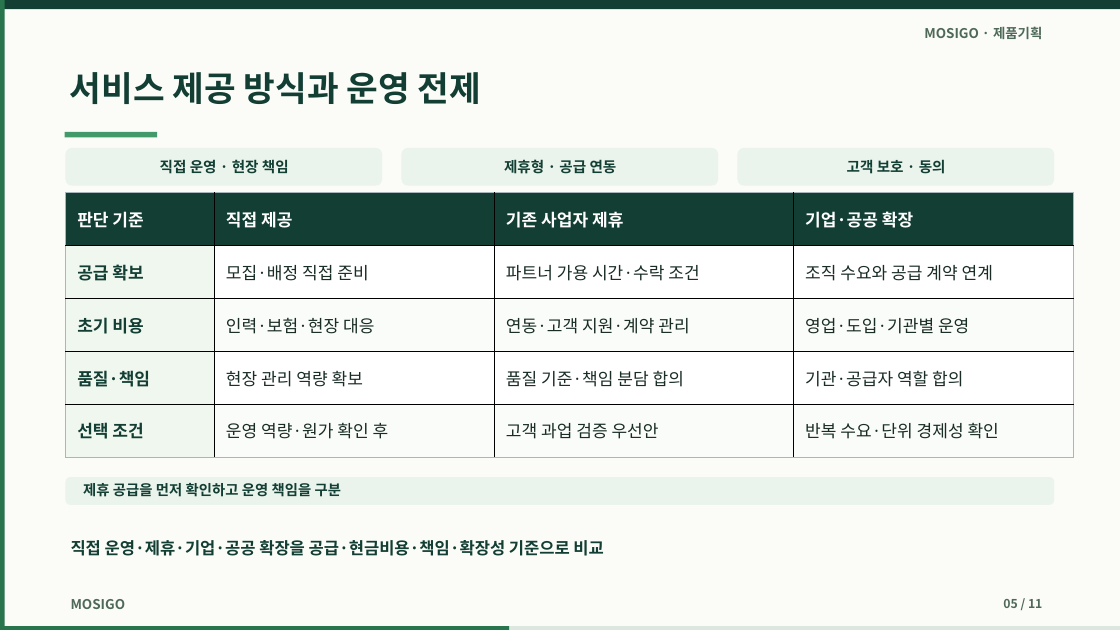
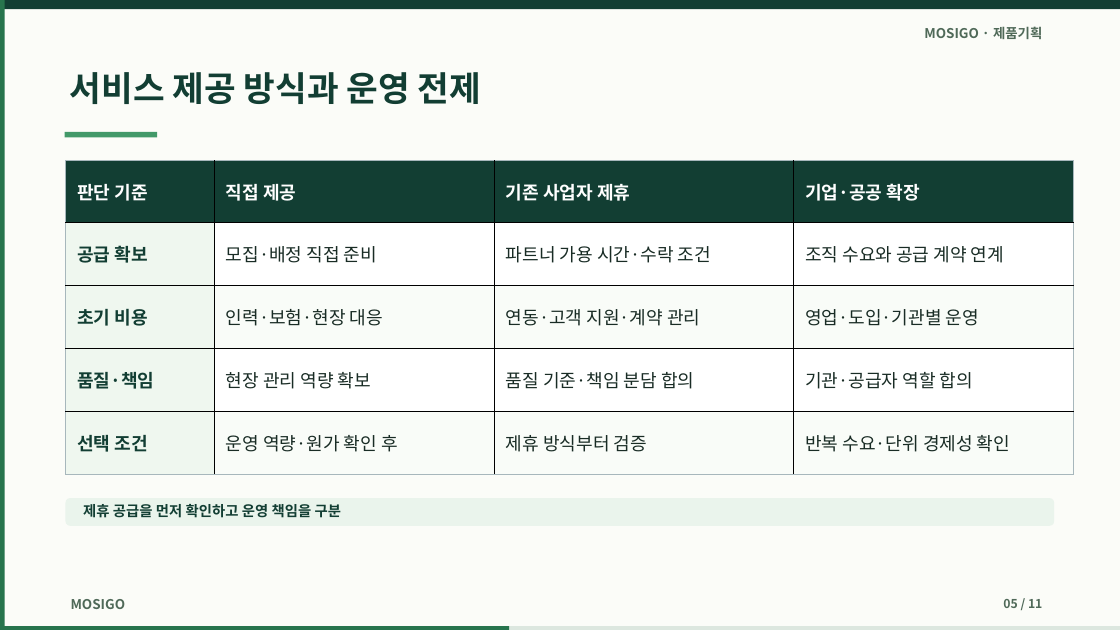
Before and after one commit to dohyunkimmm/mosigo-case-study, a slide deck: slide 5 of downloads/mosigo_report.pptx. Drawn at 1120x630 pixels with LibreOffice and Linux fonts; fonts in the diff are those of the drawing. Boxes give left, top, right and bottom in pixels: in the first picture for what was removed or moved away, otherwise in the second. Text is boxed around its words. In the diff, an @@ line names an element or a change of style, - is before the commit and + after.

```diff
--- a/downloads/mosigo_report.pptx
+++ b/downloads/mosigo_report.pptx
@@ rounded rectangle removed at [66, 148, 382, 186] @@
@@ rounded rectangle removed at [402, 148, 718, 186] @@
@@ rounded rectangle removed at [738, 148, 1054, 186] @@
@@ table at [66, 160, 1073, 475] @@
-row 5, column 3: 고객 과업 검증 우선안
+row 5, column 3: 제휴 방식부터 검증
@@ size 14.6 to 15.5 pt @@
@@ table: place and size @@
-table at [66, 192, 1073, 457]
+table at [66, 160, 1073, 475]
@@ text removed at [160, 159, 289, 174] @@
-직접 운영 · 현장 책임
@@ text removed at [504, 159, 617, 174] @@
-제휴형 · 공급 연동
@@ text removed at [847, 159, 946, 174] @@
-고객 보호 · 동의
@@ rounded rectangle: place and size @@
-rounded rectangle at [66, 477, 1054, 505]
+rounded rectangle at [66, 498, 1054, 526]
@@ text "제휴 공급을 먼저 확인하고 운영 ...": place and size @@
-text "제휴 공급을 먼저 확인하고 운영 ..." at [83, 483, 341, 497]
+text "제휴 공급을 먼저 확인하고 운영 ..." at [83, 504, 341, 518]
@@ text removed at [71, 540, 603, 556] @@
-직접 운영·제휴·기업·공공 확장을 공급·현금비용·책임·확장성 기준으로 비교
```
Also in this commit, not shown: 2 other slides changed, 10 other files.
